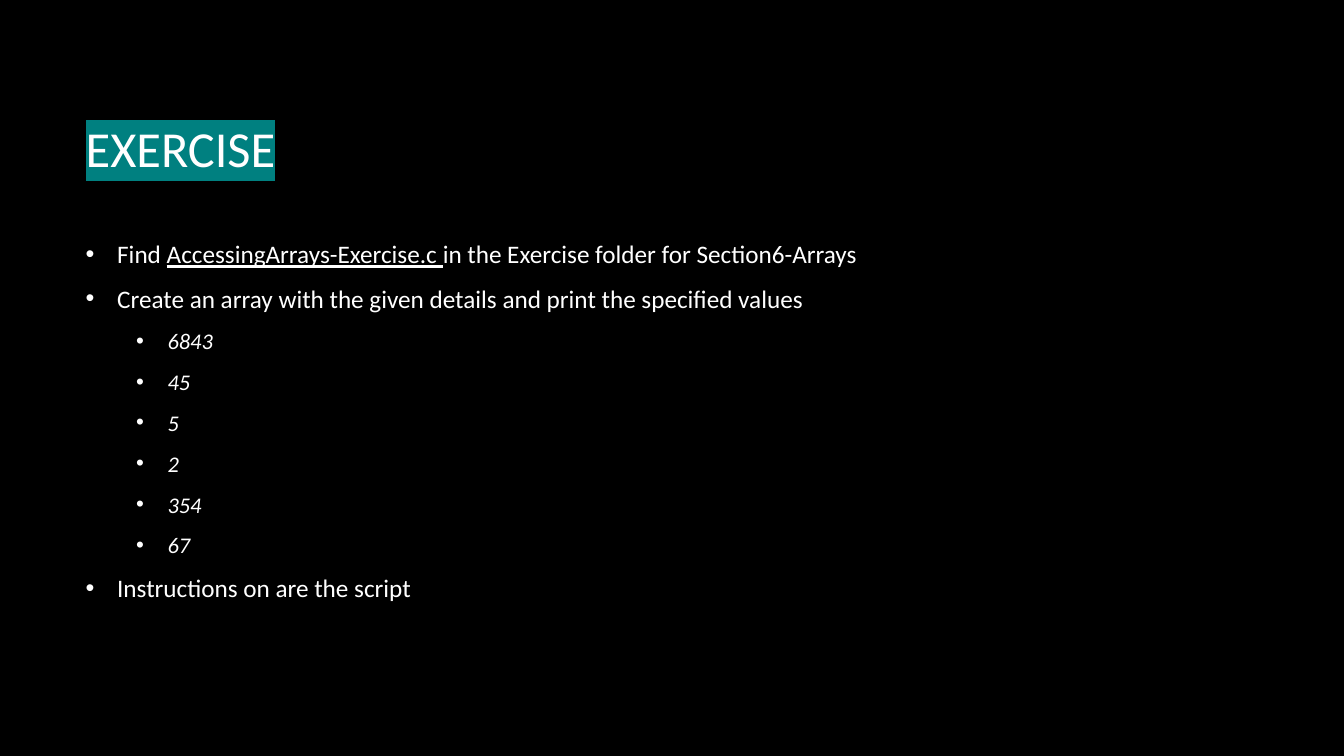
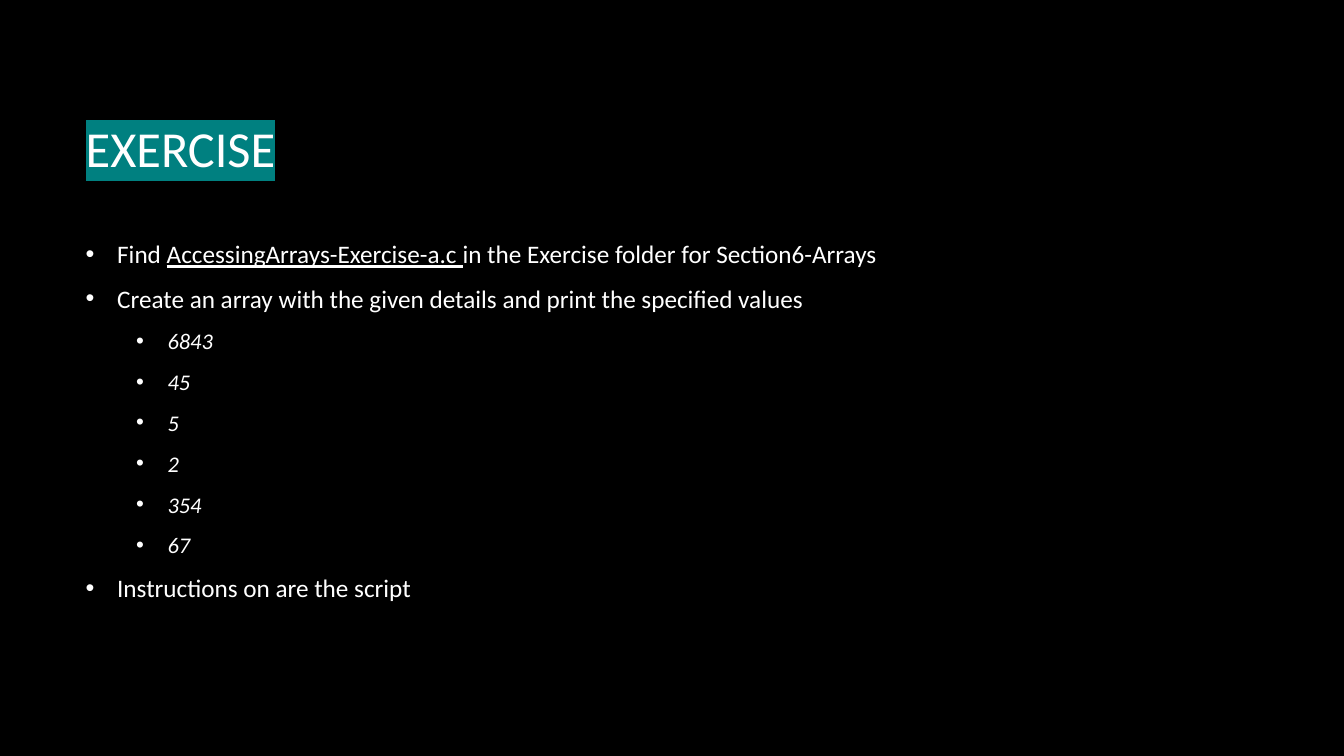
Before and after one commit to fopineda/C-Class, a slide deck: slide 8 of C-Course/Slides/Section6-Arrays.pptx. Drawn at 1344x756 pixels with LibreOffice and Linux fonts; fonts in the diff are those of the drawing; background and template pictures are left out. Boxes give left, top, right and bottom in pixels: in the first picture for what was removed or moved away, otherwise in the second. Text is boxed around its words. In the diff, an @@ line names an element or a change of style, - is before the commit and + after.

Commit message:
Finished Section6-Arrays

```diff
--- a/C-Course/Slides/Section6-Arrays.pptx
+++ b/C-Course/Slides/Section6-Arrays.pptx
@@ text at (x1=117, y1=245, x2=876, y2=268): text changed @@
-• Find AccessingArrays-Exercise.c in the Exercise folder for Section6-Arrays
+• Find AccessingArrays-Exercise-a.c in the Exercise folder for Section6-Arrays
```
Also in this commit, not shown: 4 other slides changed, 6 slides added, 2 slides removed, 13 other files.
